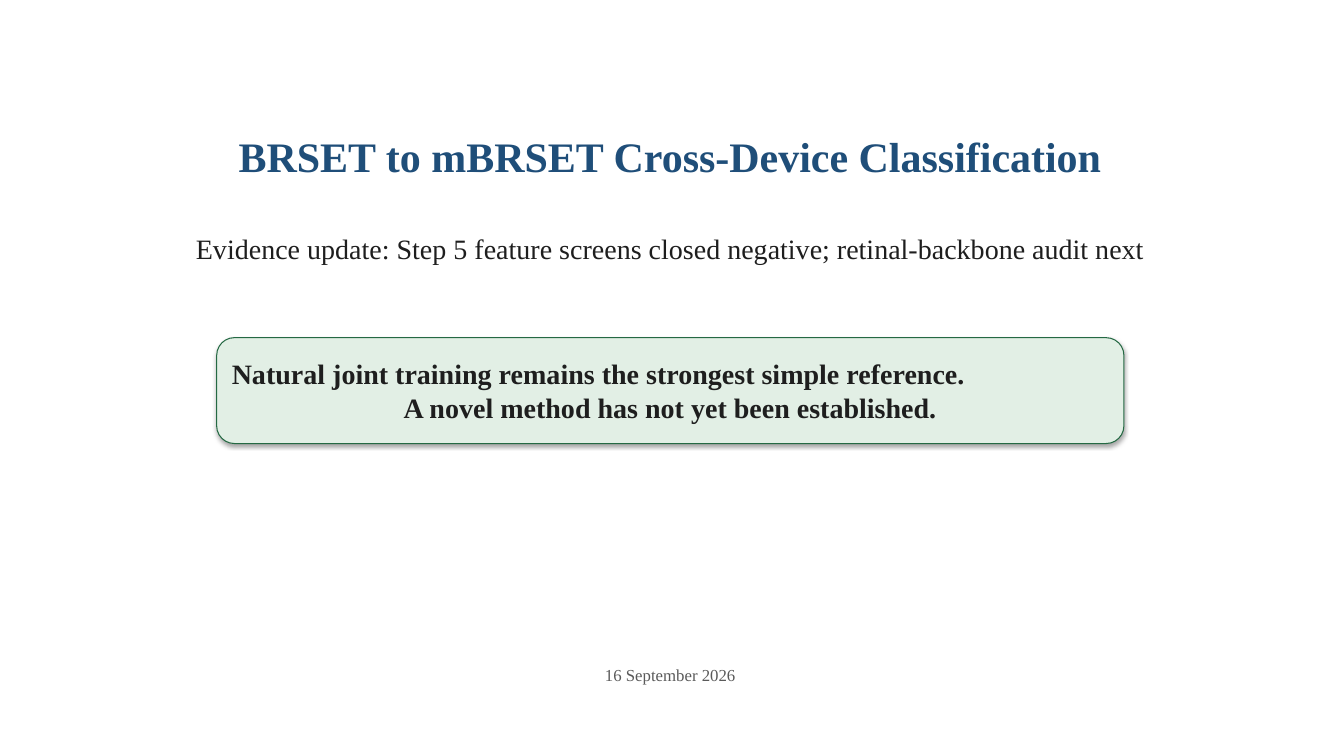
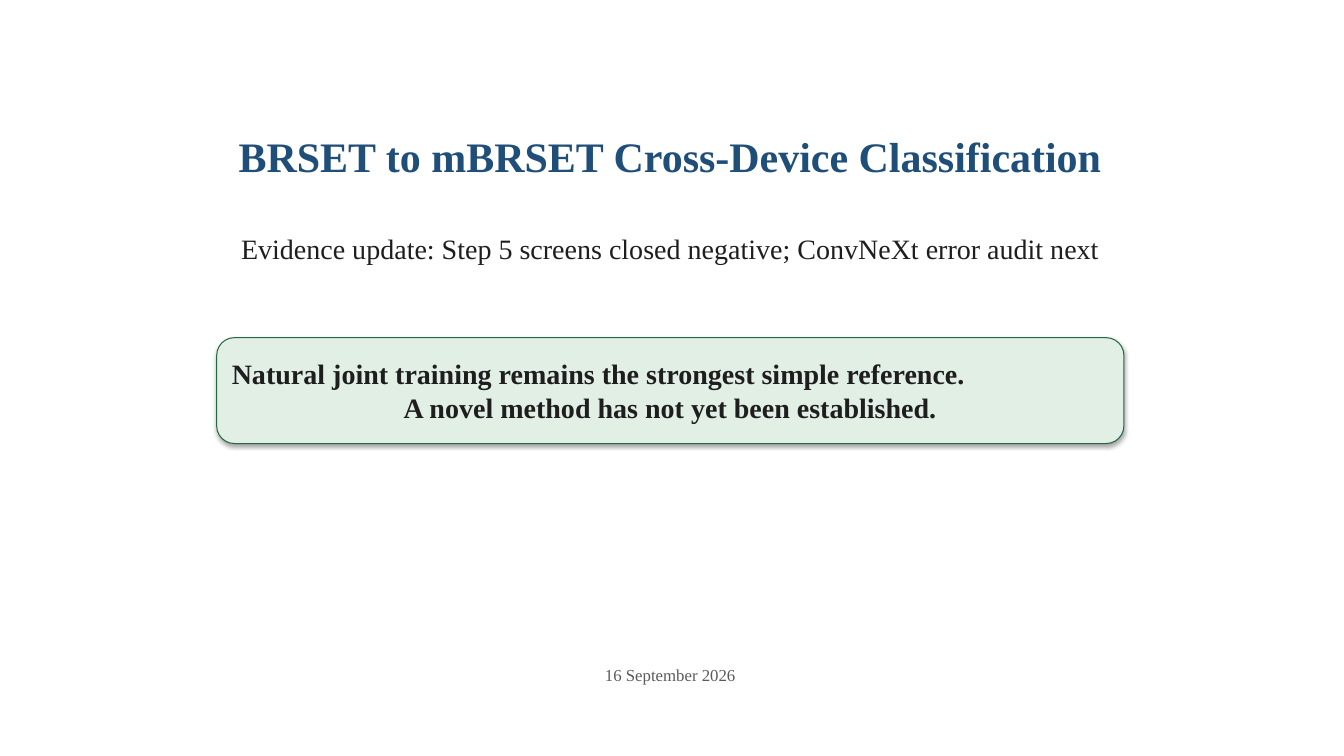
Before and after one commit to Sahith59/brset-convnextv2, a slide deck: slide 1 of research/codex/reports/BRSET_mBRSET_Research_Update.pptx. Drawn at 1344x756 pixels with LibreOffice and Linux fonts; fonts in the diff are those of the drawing. Boxes give left, top, right and bottom in pixels: in the first picture for what was removed or moved away, otherwise in the second. Text is boxed around its words. In the diff, an @@ line names an element or a change of style, - is before the commit and + after.

Commit message:
Prepare evidence-linked Dong meeting deck and restore ConvNeXt direction

```diff
--- a/research/codex/reports/BRSET_mBRSET_Research_Update.pptx
+++ b/research/codex/reports/BRSET_mBRSET_Research_Update.pptx
@@ text at (x1=241, y1=239, x2=1098, y2=265): text changed @@
-Evidence update: Step 5 feature screens closed negative; retinal-backbone audit next
+Evidence update: Step 5 screens closed negative; ConvNeXt error audit next
```
Also in this commit, not shown: 1 other slide changed, 16 other files.
